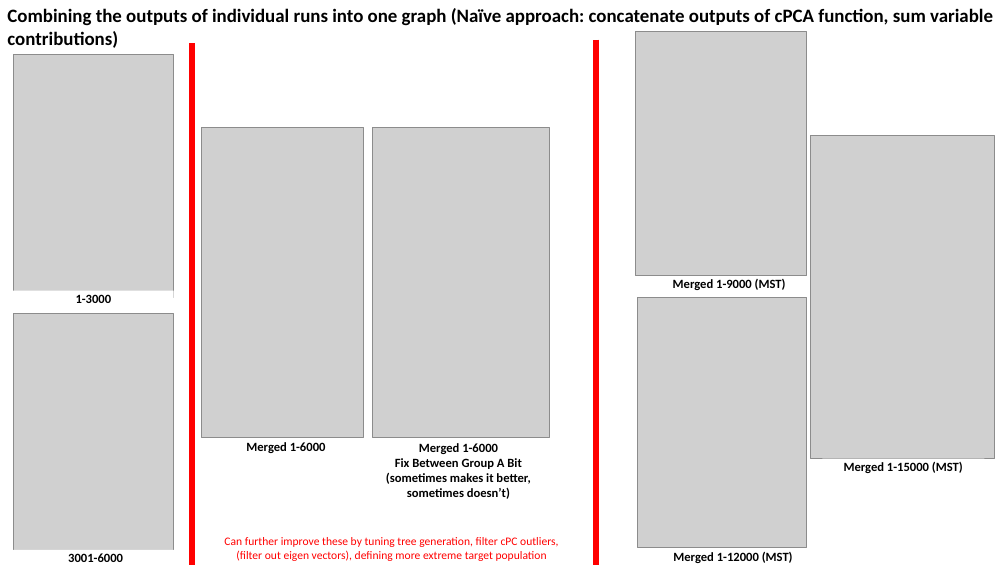
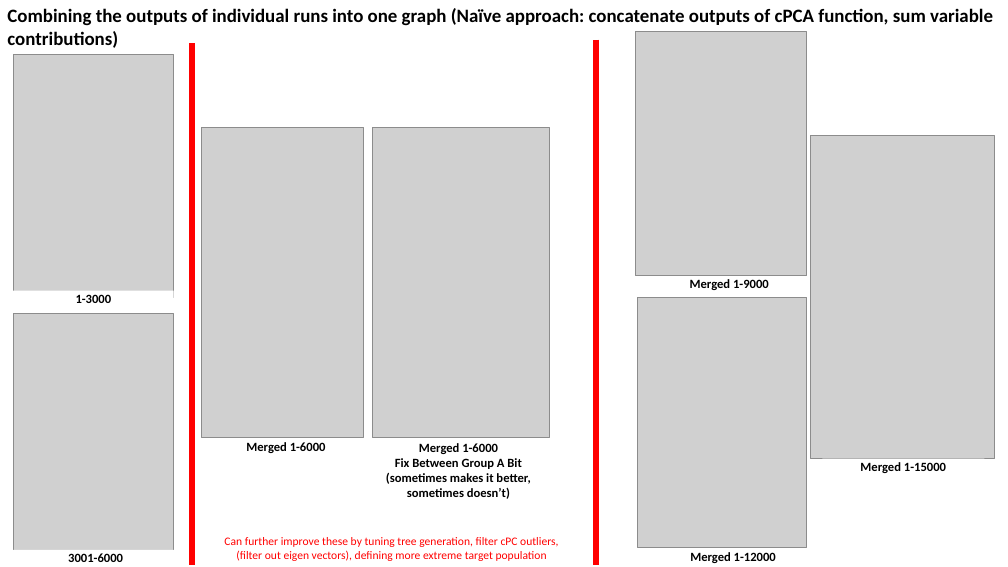
Before and after one commit to zhaohanxiong/OxfordCVM, a slide deck: slide 16 of job_results.pptx. Drawn at 1008x567 pixels with LibreOffice and Linux fonts; fonts in the diff are those of the drawing; grey boxes stand for pictures. Boxes give left, top, right and bottom in pixels: in the first picture for what was removed or moved away, otherwise in the second. Text is boxed around its words. In the diff, an @@ line names an element or a change of style, - is before the commit and + after.

Commit message:
temp

```diff
--- a/job_results.pptx
+++ b/job_results.pptx
@@ text in rectangle at [690, 279, 769, 290]: text changed @@
-Merged 1-9000 (MST)
+Merged 1-9000
@@ text in rectangle at [860, 462, 946, 473]: text changed @@
-Merged 1-15000 (MST)
+Merged 1-15000
@@ text in rectangle at [690, 552, 776, 563]: text changed @@
-Merged 1-12000 (MST)
+Merged 1-12000
```
